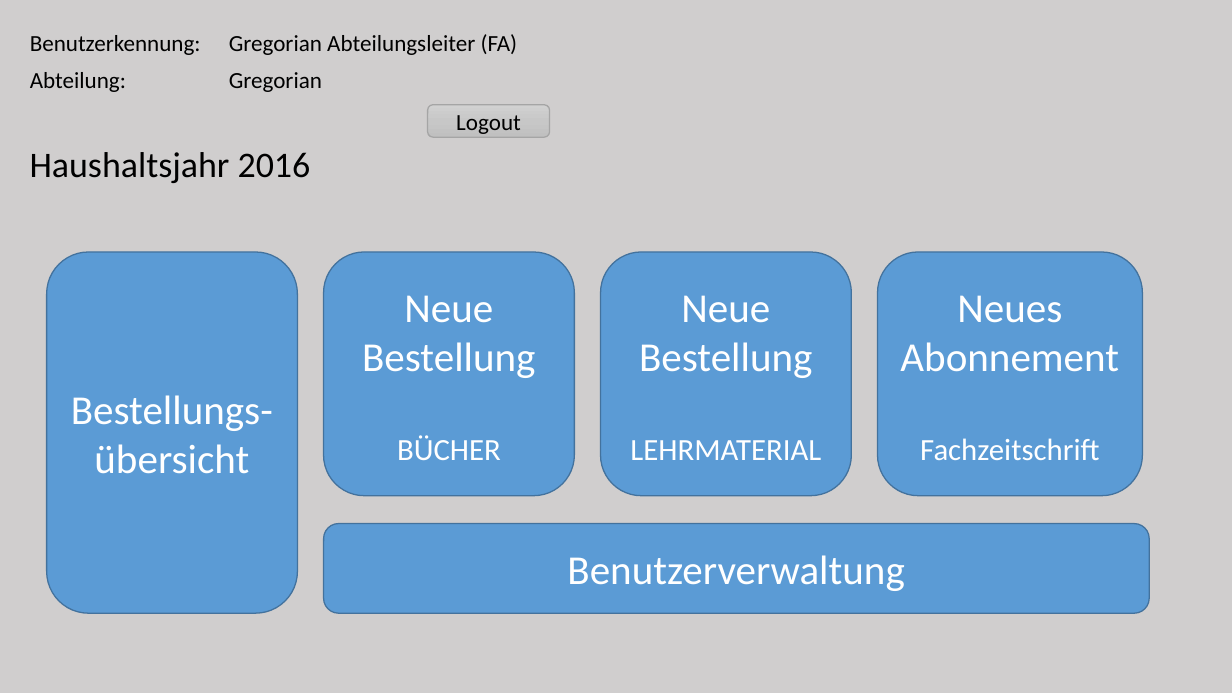
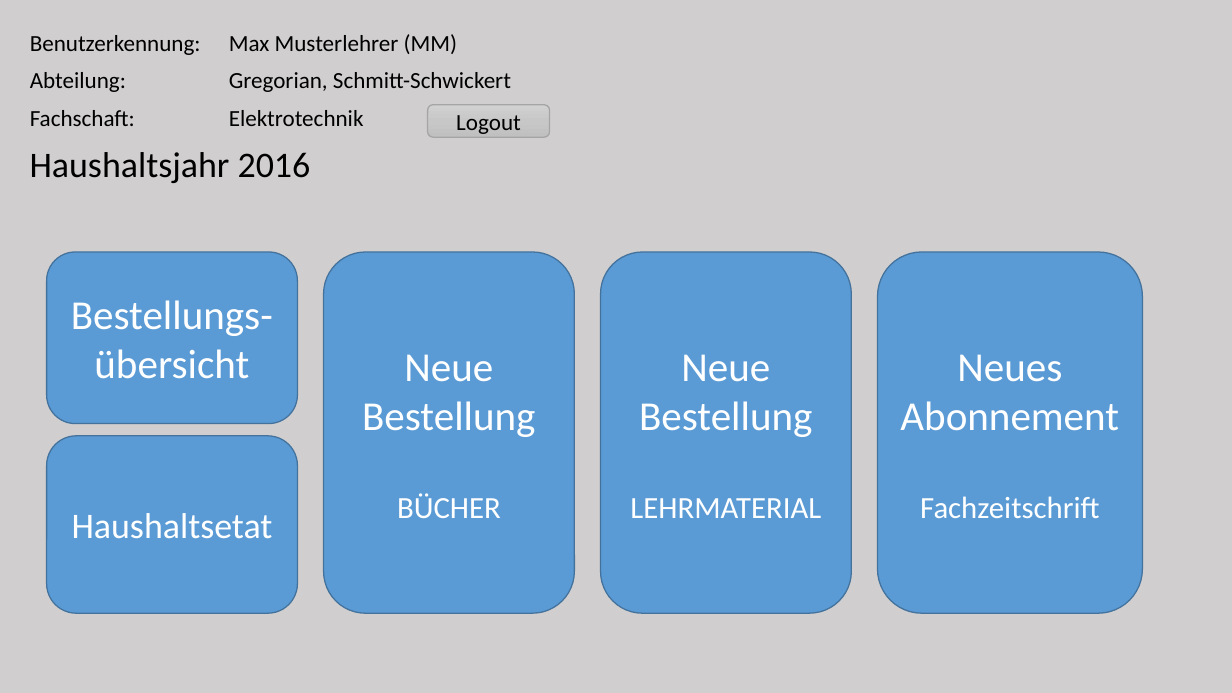
Before and after one commit to Kelevrae/LittleBigPlanet, a slide deck: slide 3 of Techniker Dokus/Mockup Admin.pptx. Drawn at 1232x693 pixels with LibreOffice and Linux fonts; fonts in the diff are those of the drawing; background and template pictures are left out. Boxes give left, top, right and bottom in pixels: in the first picture for what was removed or moved away, otherwise in the second. Text is boxed around its words. In the diff, an @@ line names an element or a change of style, - is before the commit and + after.

```diff
--- a/Techniker Dokus/Mockup Admin.pptx
+++ b/Techniker Dokus/Mockup Admin.pptx
@@ table at (20,25,549,138) @@
-row 1, column 2: Gregorian Abteilungsleiter (FA)
+row 1, column 2: Max Musterlehrer (MM)
-row 2, column 2: Gregorian
+row 2, column 2: Gregorian, Schmitt-Schwickert
-row 3, column 1: 
+row 3, column 1: Fachschaft:
-row 3, column 2: 
+row 3, column 2: Elektrotechnik
@@ rounded rectangle "Bestellungs-übersicht": place and size @@
-rounded rectangle "Bestellungs-übersicht" at (47,252,298,614)
+rounded rectangle "Bestellungs-übersicht" at (47,252,298,424)
@@ rounded rectangle "Neue Bestellung": place and size @@
-rounded rectangle "Neue Bestellung" at (323,252,574,496)
+rounded rectangle "Neue Bestellung" at (323,252,574,614)
@@ rounded rectangle "Neue Bestellung": place and size @@
-rounded rectangle "Neue Bestellung" at (601,252,851,496)
+rounded rectangle "Neue Bestellung" at (601,252,851,614)
@@ rounded rectangle "Neues Abonnement": place and size @@
-rounded rectangle "Neues Abonnement" at (878,252,1143,496)
+rounded rectangle "Neues Abonnement" at (878,252,1143,614)
@@ rounded rectangle added at (47,436,298,614), fill #5B9BD5, outline #43739E 1 pt, 28 pt, text #FFFFFF @@
+Haushaltsetat
@@ rounded rectangle removed at (323,524,1149,614) @@
-Benutzerverwaltung
```
Also in this commit, not shown: 6 other slides changed, 1 slide added, 1 slide removed, 1 other file.
